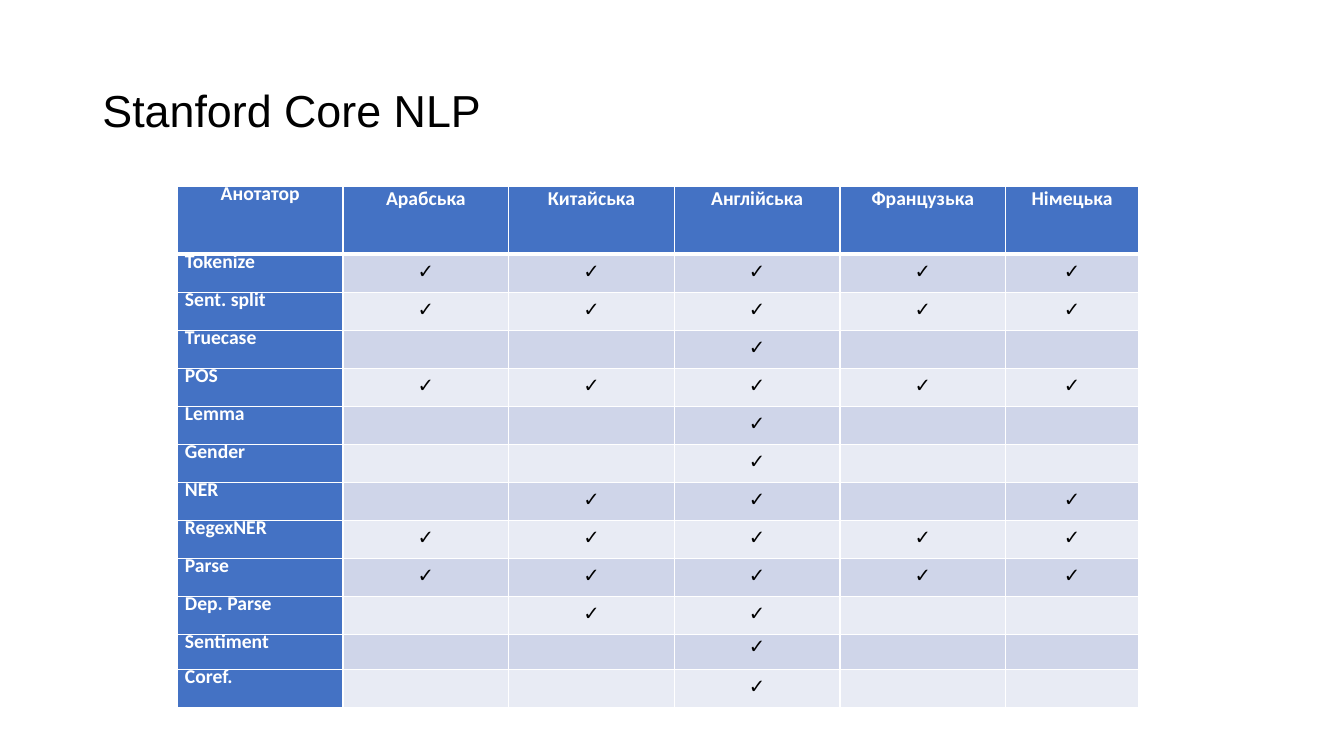
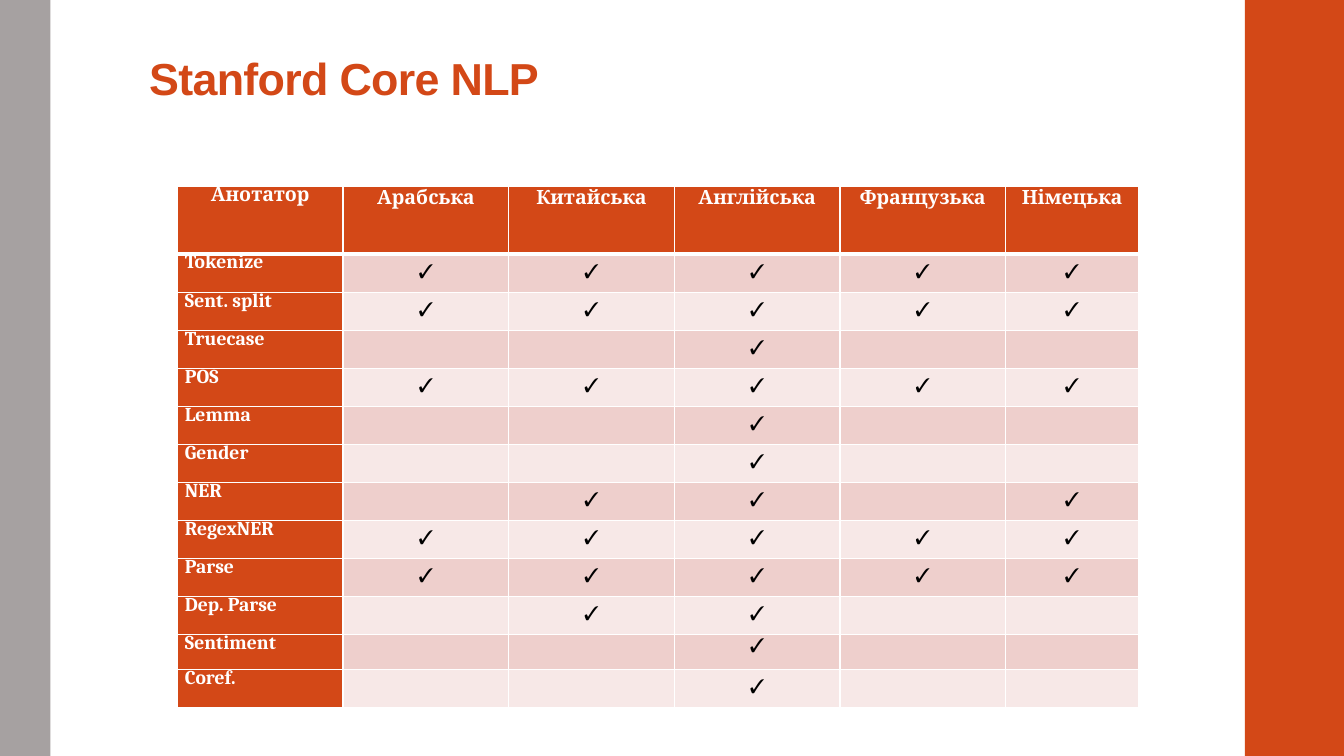
Before and after one commit to alexnodejs/onto-diploma, a slide deck: slide 5 of presentation/Moiseyenko_presentation.pptx. Drawn at 1344x756 pixels with LibreOffice and Linux fonts; fonts in the diff are those of the drawing. Boxes give left, top, right and bottom in pixels: in the first picture for what was removed or moved away, otherwise in the second. Text is boxed around its words. In the diff, an @@ line names an element or a change of style, - is before the commit and + after.

```diff
--- a/presentation/Moiseyenko_presentation.pptx
+++ b/presentation/Moiseyenko_presentation.pptx
@@ rectangle added at <box>0,0,50,756</box>, fill #A6A1A1 @@
@@ rectangle added at <box>1245,0,1344,756</box>, fill #D34817 @@
@@ title "Stanford Core NLP": place and size @@
-title "Stanford Core NLP" at <box>102,94,481,128</box>
+title "Stanford Core NLP" at <box>149,62,539,96</box>
@@ title "Stanford Core NLP" at <box>149,62,539,96</box>: text colour #000000 to #D34817, letter spacing 0 to -0.5 pt, bold on; vertical alignment middle to bottom @@
@@ table at <box>177,187,1137,708</box> @@
@@ fill #4472C4 to #D34817 in 18 cells @@
@@ fill #CFD5EA to #EFCFCC in 30 cells @@
@@ fill #E9EBF5 to #F7E9E8 in 30 cells @@
@@ font Calibri to Cambria @@
```
Also in this commit, not shown: 19 other slides changed, 1 slide added, 1 slide removed.
